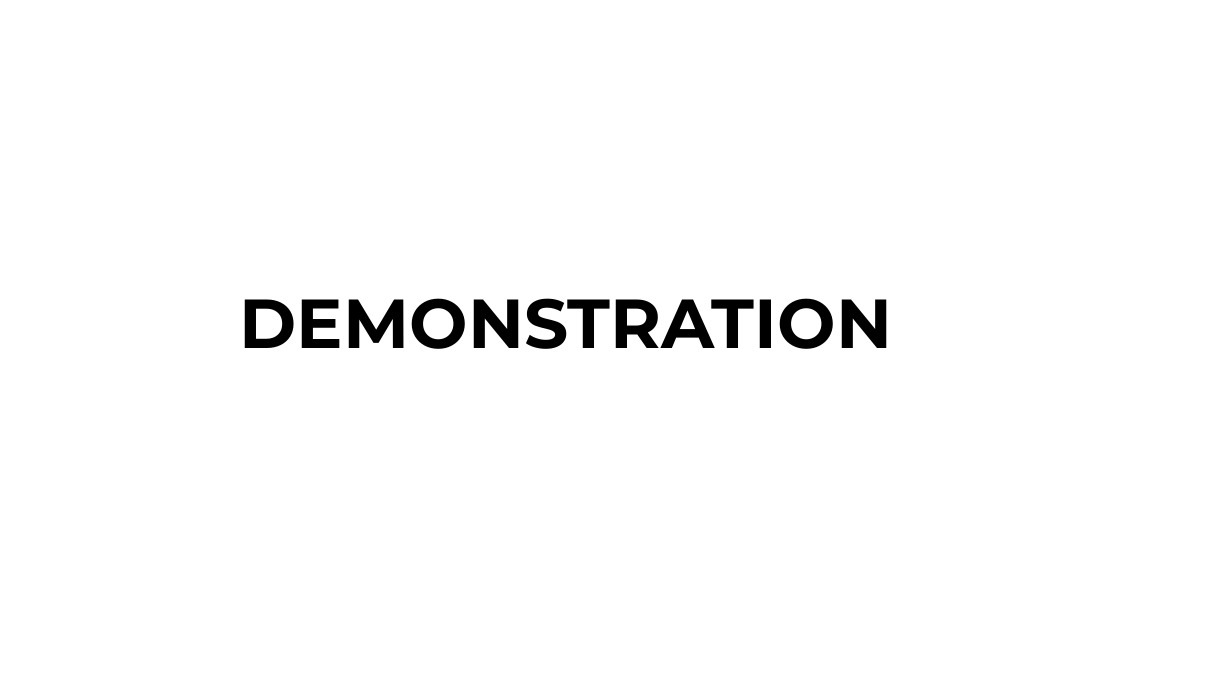
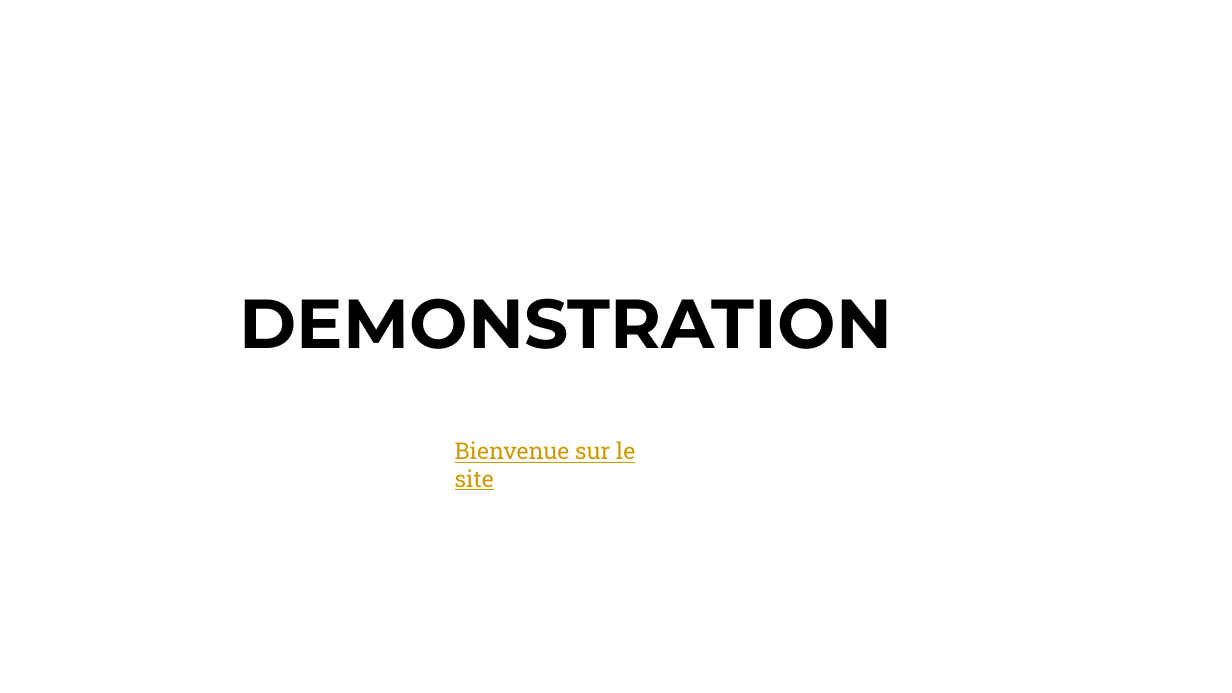
Before and after one commit to rayanghomsi10/Backend_stageX2, a slide deck: slide 18 of STAGE ACADEMIQUE D’IMPRENIATION.pptx. Drawn at 1232x693 pixels with LibreOffice and Linux fonts; fonts in the diff are those of the drawing; background and template pictures are left out. Boxes give left, top, right and bottom in pixels: in the first picture for what was removed or moved away, otherwise in the second. Text is boxed around its words. In the diff, an @@ line names an element or a change of style, - is before the commit and + after.

```diff
--- a/STAGE ACADEMIQUE D’IMPRENIATION.pptx
+++ b/STAGE ACADEMIQUE D’IMPRENIATION.pptx
@@ text added at (455, 441, 635, 490), 18 pt, text #CC9900, underline @@
+Bienvenue sur le site
```
Also in this commit, not shown: 4 other slides changed, 6 other files.
